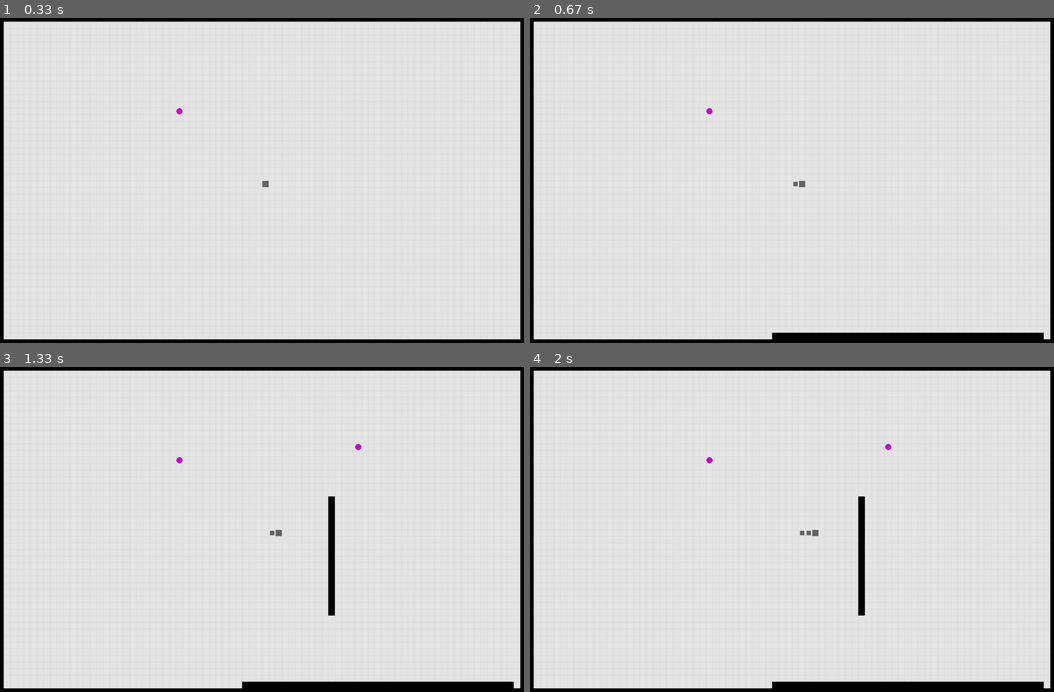
Above: before the commit, frames 1-4 (two rows, left to right).
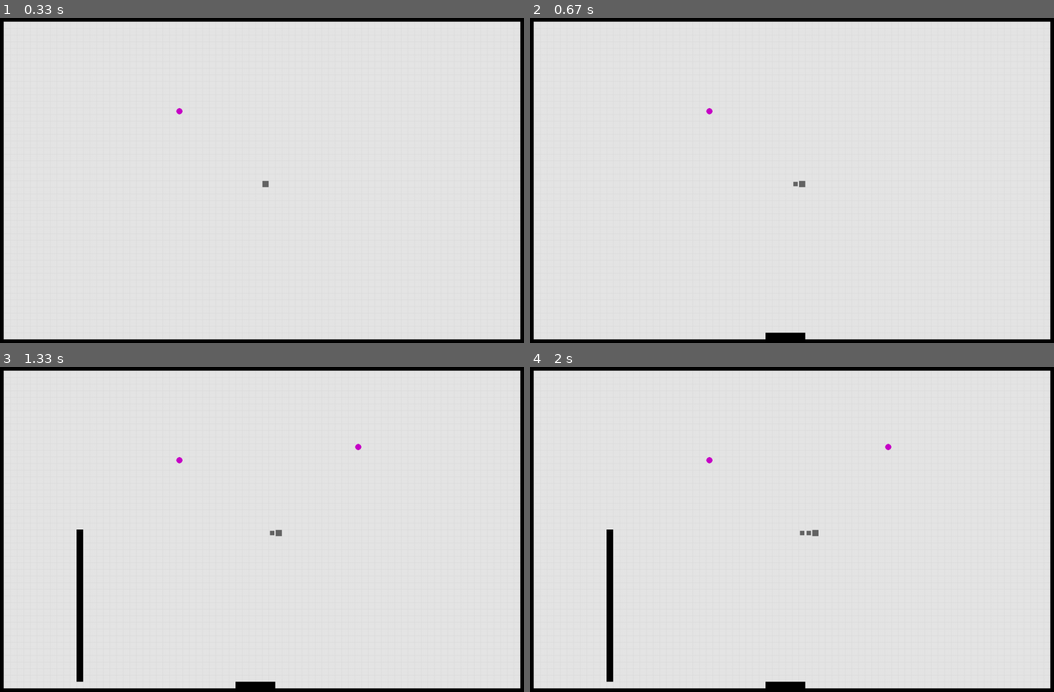
Above: after the commit, the same moments.

Repository: OthorWight/Playing-around-in-python
Game: pygame game, started from Snake Game/snake.py
Two runs of this game, one before a commit and one after it. Both use one fixed random seed, a clock stepped at 60 frames per second and the inputs below.
Inputs:
- Up to frame 1 (0.33 s): no input
- Up to frame 2 (0.67 s): tap 3 at 0.33 s
- Up to frame 3 (1.33 s): tap 3 at 0.67 s; tap 2 at 1 s
- Up to frame 4 (2 s): tap 1 at 1.33 s

Frame 1 is identical in both runs. In frame 2, 1.0% of the frame differs, in the area x 44-99%, y 96-99%; in frame 3, 2.2%, in the area x 14-99%, y 39-99%; in frame 4, 2.2%.

Commit message:
fixed errors when placing walls

Diff:
--- a/Snake Game/snake.py
+++ b/Snake Game/snake.py
@@ -41,9 +41,9 @@
     def add_wall():
         wall_direction = random.randrange(0,2,1)
         if wall_direction == 0: #horizontal
-            x = random.randrange(15, 1185, 15)
+            x = random.randrange(15, 1170, 15)
             y = random.randrange(15, 735, 15)
-            w = random.randrange(x, 1185, 15)
+            w = random.randrange(15, 1185-x, 15)
             h = 15
             wall_collide = False
             for wall in walls:
@@ -51,21 +51,27 @@
                 if wl.colliderect(wall):
                     wall_collide = True
             if not wall_collide:
-                walls.append([x+15,y,w-15,h])
+                if w-15 < 30:
+                    add_wall()
+                else:
+                    walls.append([x+15,y,w-15,h])
             else:
                 add_wall()
         if wall_direction == 1: #vertical
             x = random.randrange(15, 1185, 15)
-            y = random.randrange(15, 735, 15)
+            y = random.randrange(15, 720, 15)
             w = 15
-            h = random.randrange(y, 735, 15)
+            h = random.randrange(15, 735-y, 15)
             wall_collide = False
             for wall in walls:
                 wl = pg.Rect(x,y,w,h)
                 if wl.colliderect((wall)):
                     wall_collide = True
             if not wall_collide:
-                walls.append([x,y+15,w,h-15])
+                if h-15 < 30:
+                    add_wall()
+                else:
+                    walls.append([x,y+15,w,h-15])
             else:
                 add_wall()
 
